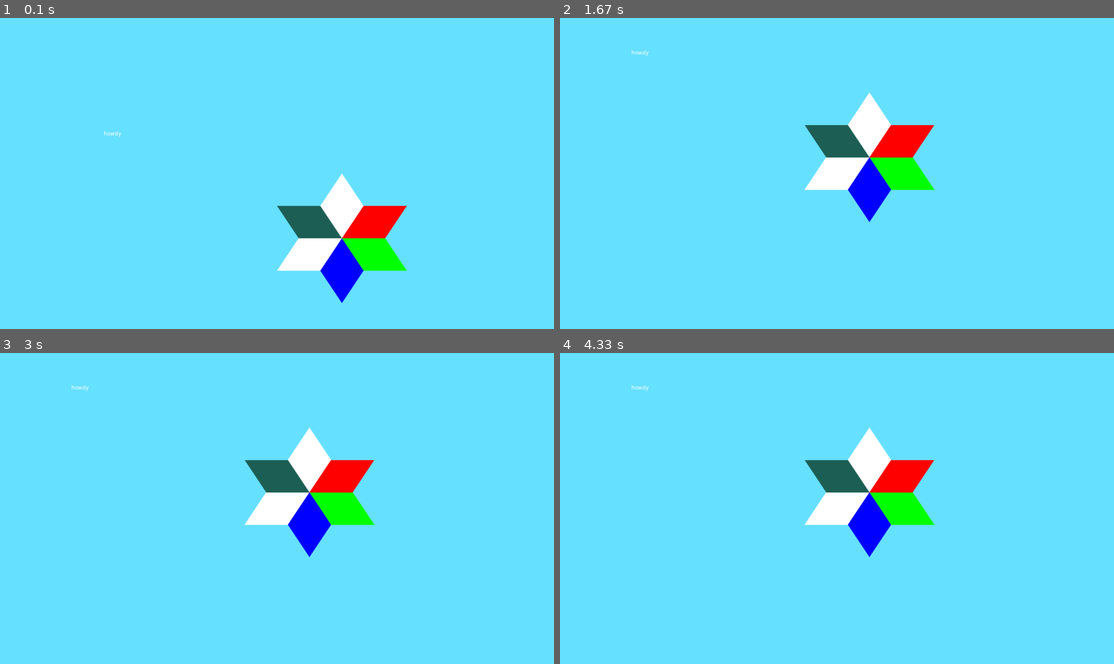
Above: before the commit, frames 1-4 (two rows, left to right).
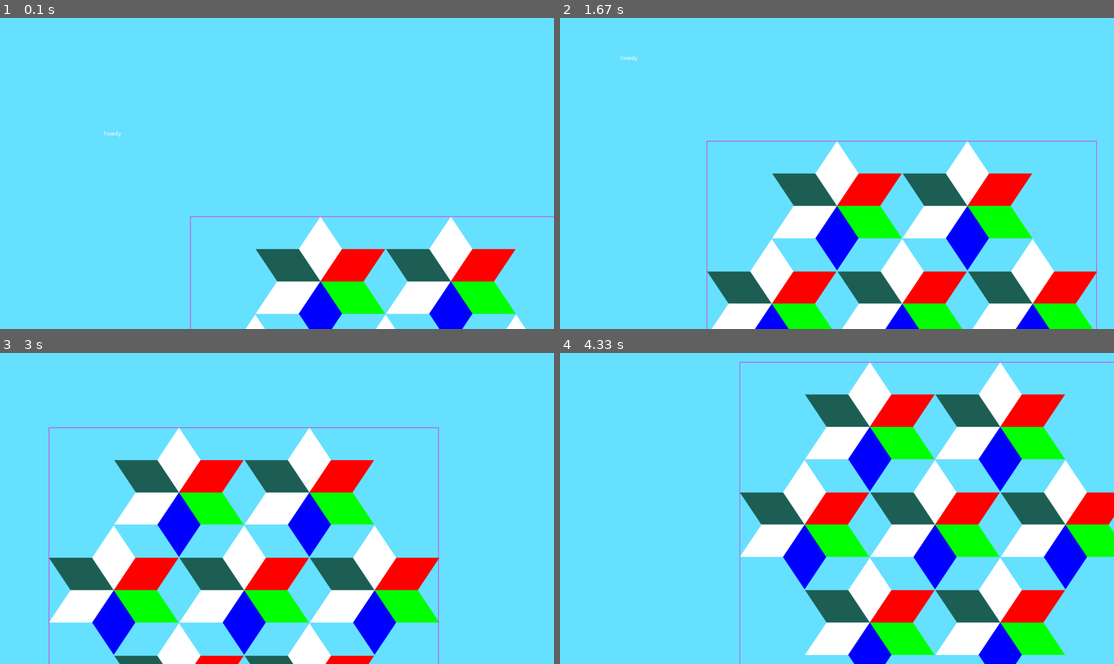
Above: after the commit, the same moments.

Repository: len0rd/cloudless_sky
Game: LÖVE game, started from main.lua
Same seed, same stepped clock (60 frames per second), same inputs: the game is played once before the commit and once after it.
Inputs (mouse positions are in pixels of both pictures, inside the frame that each line leads up to):
- Up to frame 1 (0.1 s): no input
- Up to frame 2 (1.67 s): click (837, 173) at 0.38 s; click (892, 241) at 0.72 s; click (903, 201) at 1.05 s
- Up to frame 3 (3 s): click (277, 545) at 1.88 s; click (387, 483) at 2.22 s
- Up to frame 4 (4.33 s): click (704, 561) at 3.95 s

The runs differ from the first frame. In frame 1, 13% of the frame differs, in the area x 34-100%, y 50-100%; in frame 2, 25%; in frame 3, 23%; in frame 4, 37%, in the area x 12-100%, y 2-100%.

Commit message:
poc: create a PlayerMat which is made from a bunch of stars

Diff:
--- a/cloudless_sky/model/star.lua
+++ b/cloudless_sky/model/star.lua
@@ -60,24 +60,24 @@
 --- PlayerMat star indicies:
 ---
 ---        *     *
----       *6*   *1*
+---       *1*   *2*
 ---        *     *
 ---      *    *    *
----     *5*  *7*  *2*
+---     *6*  *7*  *3*
 ---      *    *    *
 ---        *     *
----       *4*   *3*
+---       *5*   *4*
 ---        *     *
 --- @return table slotCosts. The default slot costs for a star at the given starIndex
 ---     Empty if index is invalid
 function Star.getDefaultSlotCostForBoardPosition(starIndex)
     local starIndexToType = {
-        [1] = StarType.RED,
-        [2] = StarType.BLUE,
-        [3] = StarType.YELLOW,
-        [4] = StarType.GREEN,
-        [5] = StarType.PURPLE,
-        [6] = StarType.ORANGE,
+        [1] = StarType.ORANGE,
+        [2] = StarType.RED,
+        [3] = StarType.BLUE,
+        [4] = StarType.YELLOW,
+        [5] = StarType.GREEN,
+        [6] = StarType.PURPLE,
         [7] = StarType.PURPLE,
     }
     local starType = starIndexToType[starIndex]
--- /dev/null
+++ b/cloudless_sky/view/player_mat_view.lua
@@ -0,0 +1,112 @@
+-- bring together multiple StarViews to create a player mat
+
+local Object = require("cloudless_sky.extern.classic")
+local PlayerMatView = Object:extend()
+local StarView = require("cloudless_sky.view.star_view")
+local StarType = require("cloudless_sky.model.star_type")
+
+-- padding between each star in pixels. must be an even number
+local STAR_PADDING = 2
+
+--- Create a new PlayerMatView
+--- @param size integer Square size of the mat. Width/Height will be equal
+function PlayerMatView:new(x, y, size)
+    self.mat_origin_x = x
+    self.mat_origin_y = y
+    self.size = size
+    self.star_size = (self.size - STAR_PADDING) / 3
+
+    local threeQuarterStarSize = 3 * self.star_size / 4
+
+    -- relative star origins (not in world coords yet)
+    local starOrigins = {}
+    starOrigins[1] = { (self.star_size / 2) + (STAR_PADDING / 2), 0 }
+    starOrigins[2] = { starOrigins[1][1] + self.star_size + STAR_PADDING, 0 }
+
+    local middleRowY = starOrigins[1][2] + threeQuarterStarSize + STAR_PADDING
+    -- leftmost middle star
+    starOrigins[6] = { 0, middleRowY }
+    -- middlemost middle star of middleness
+    starOrigins[7] = { self.star_size + STAR_PADDING, middleRowY }
+    -- right middle
+    starOrigins[3] = { starOrigins[7][1] + self.star_size + STAR_PADDING, middleRowY }
+
+    local bottomRowY = middleRowY + threeQuarterStarSize + STAR_PADDING
+    -- bottom left
+    starOrigins[5] = { starOrigins[1][1], bottomRowY }
+    starOrigins[4] = { starOrigins[2][1], bottomRowY }
+
+    -- transform all origins to be in world coords
+    for ii, sOrigin in ipairs(starOrigins) do
+        starOrigins[ii] = { sOrigin[1] + self.mat_origin_x, sOrigin[2] + self.mat_origin_y }
+    end
+
+    -- this table has indicies that correspond to the PlayerMat star index setup
+    self.stars = {}
+    for ii, origin in ipairs(starOrigins) do
+        self.stars[ii] = StarView(StarType.RED, origin[1], origin[2], self.star_size)
+    end
+end
+
+--- @return boolean inBounds. True if x,y are within the overall bounding box of this mat, otherwise false
+---     Assume coords are in world frame
+function PlayerMatView:coordInBoundingBox(x, y)
+    if
+        x < self.mat_origin_x
+        or x > (self.mat_origin_x + self.size)
+        or y < self.mat_origin_y
+        or y > (self.mat_origin_y + self.size)
+    then
+        return false
+    end
+    return true
+end
+
+--- @return integer, integer starSlot: When not 0 this is the star index and the slot
+---     index within that star that the given coordinates are within
+function PlayerMatView:coordStarSlotIndex(worldX, worldY)
+    -- quickly check if coords are even in our boundingBox
+    if not self:coordInBoundingBox(worldX, worldY) then
+        return 0, 0
+    end
+    for ii, star in ipairs(self.stars) do
+        local slotIndex = star:coordSlotIndex(worldX, worldY)
+        if slotIndex ~= 0 then
+            return ii, slotIndex
+        end
+    end
+    return 0, 0
+end
+
+function PlayerMatView:centerOfSlot(starIndex, slotIndex)
+    if starIndex < 1 or starIndex > #self.stars then
+        return false, false
+    end
+    return self.stars[starIndex]:centerOfSlot(slotIndex)
+end
+
+function PlayerMatView:centerOfStar(starIndex)
+    if starIndex < 1 or starIndex > #self.stars then
+        return false, false
+    end
+    return self.stars[starIndex]:center()
+end
+
+function PlayerMatView:update(mouseX, mouseY)
+    for _, star in ipairs(self.stars) do
+        star:update(mouseX, mouseY)
+    end
+end
+
+function PlayerMatView:draw()
+    for _, star in ipairs(self.stars) do
+        star:draw()
+    end
+
+    local origR, origG, origB, origA = love.graphics.getColor()
+    love.graphics.setColor(love.math.colorFromBytes(255, 0, 197))
+    love.graphics.rectangle("line", self.mat_origin_x, self.mat_origin_y, self.size, self.size)
+    love.graphics.setColor(origR, origG, origB, origA)
+end
+
+return PlayerMatView
--- a/cloudless_sky/view/star_view.lua
+++ b/cloudless_sky/view/star_view.lua
@@ -72,8 +72,8 @@
 }
 -- stylua: ignore end
 
---- @param x integer Left-most X coord of the stars rectangular bounding box
---- @param y integer Top-most Y coord of the stars rectangular bounding box
+--- @param x integer Left-most X world coord of the stars rectangular bounding box
+--- @param y integer Top-most Y world coord of the stars rectangular bounding box
 --- @param size integer Overall width and height of stars rectangular bounding box. Always square
 function StarView:new(starType, x, y, size)
     self.star_origin_x = x
@@ -86,6 +86,19 @@
     for ii, vertices in ipairs(StarView.SLOT_VERTEX_SCALARS) do
         self.polys[ii] = transformScalerVertices(vertices, self.star_origin_x, self.star_origin_y, self.size)
     end
+end
+
+--- @return table boundingBox. Bounding box of the star in world coords. Formatted x1,y1, x2,y2
+---     Where x1,y1 is the top left of the star and x2,y2 is the bottom right
+function StarView:boundingBox()
+    return { self.star_origin_x, self.star_origin_y, self.star_origin_x + self.size, self.star_origin_y + self.size }
+end
+
+--- @return integer, integer centerCoords. The center of this star in world coords
+function StarView:center()
+    local centerX = self.star_origin_x + (self.size / 2)
+    local centerY = self.star_origin_y + (self.size / 2)
+    return centerX, centerY
 end
 
 --- Given an x,y coordinate, return what star slot index the coordinate is in
--- a/main.lua
+++ b/main.lua
@@ -4,8 +4,9 @@
 -- third-party requirements
 local Camera = require("cloudless_sky.extern.hump.camera")
 -- local
-local StarView = require("cloudless_sky.view.star_view")
+-- local StarView = require("cloudless_sky.view.star_view")
 local TileType = require("cloudless_sky.model.tile_type")
+local PlayerMatView = require("cloudless_sky.view.player_mat_view")
 
 local cameraX, cameraY = 400, 100
 
@@ -31,13 +32,14 @@
     camera = Camera(cameraX, cameraY)
     love.graphics.setBackgroundColor(0.4, 0.88, 1.0)
 
-    myStar = StarView(TileType.RED, 400, 100, 300)
+    -- myStar = StarView(TileType.RED, 400, 100, 300)
+    myMat = PlayerMatView(200, 200, 900)
 end
 
 function love.update(dt)
     local mouseX, mouseY = camera:worldCoords(love.mouse.getPosition())
     tick.update(dt)
-    myStar:update(mouseX, mouseY)
+    myMat:update(mouseX, mouseY)
     -- move camera if necessary
     if camera.x ~= cameraX or camera.y ~= cameraY then
         local dx, dy = cameraX - camera.x, cameraY - camera.y
@@ -50,7 +52,7 @@
     do
         love.graphics.print("howdy")
 
-        myStar:draw()
+        myMat:draw()
     end
     camera:detach()
 end
@@ -62,9 +64,9 @@
 function love.mousepressed(x, y, button, istouch)
     if button == 1 then
         local clickX, clickY = camera:worldCoords(x, y)
-        local clickedStarSlotIndex = myStar:coordSlotIndex(clickX, clickY)
-        if clickedStarSlotIndex ~= 0 then
-            cameraX, cameraY = myStar:centerOfSlot(clickedStarSlotIndex)
+        local clickedStarIndex, clickedSlotIndex = myMat:coordStarSlotIndex(clickX, clickY)
+        if clickedStarIndex ~= 0 and clickedSlotIndex ~= 0 then
+            cameraX, cameraY = myMat:centerOfSlot(clickedStarIndex, clickedSlotIndex)
         end
     end
 end
